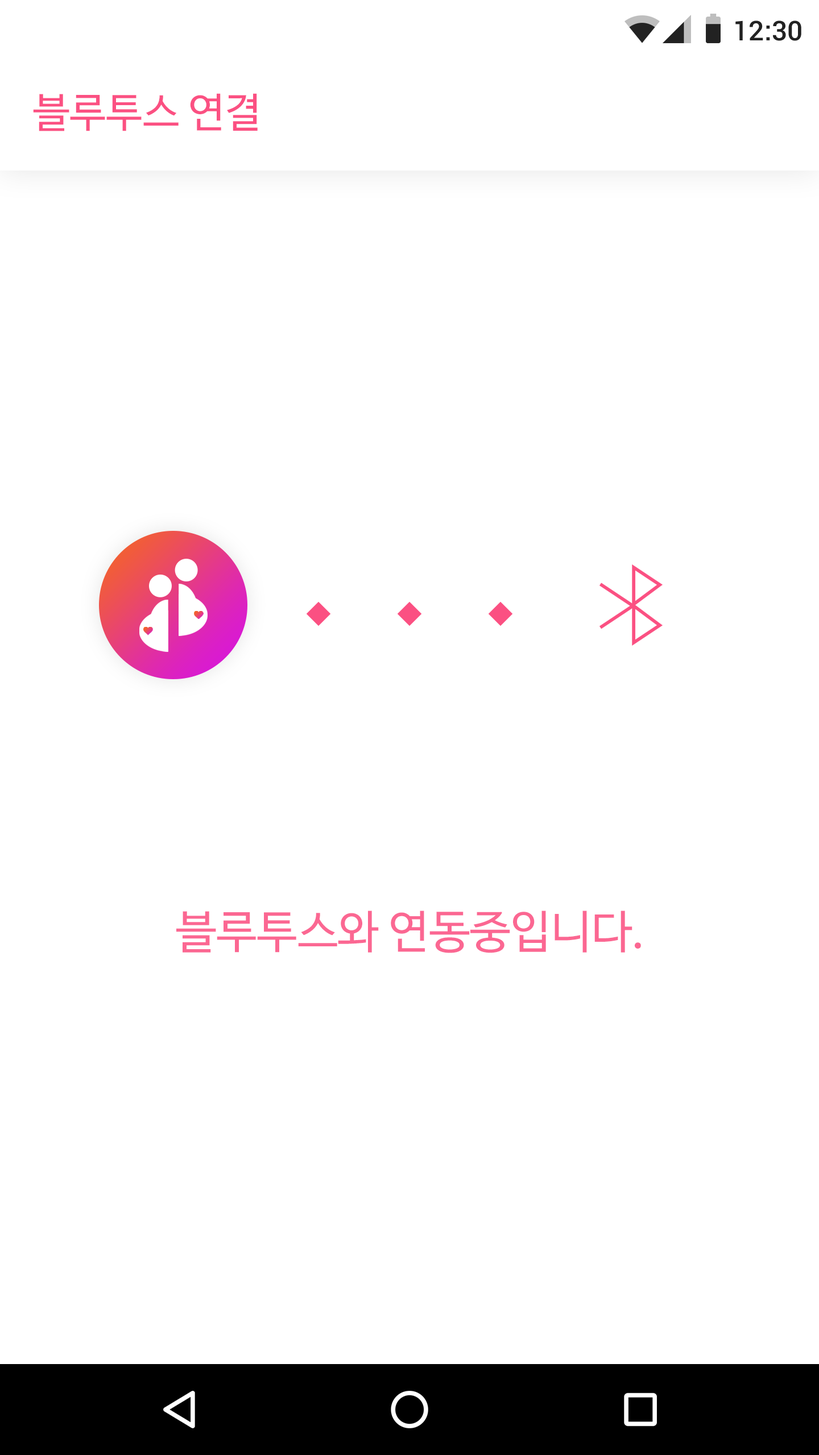
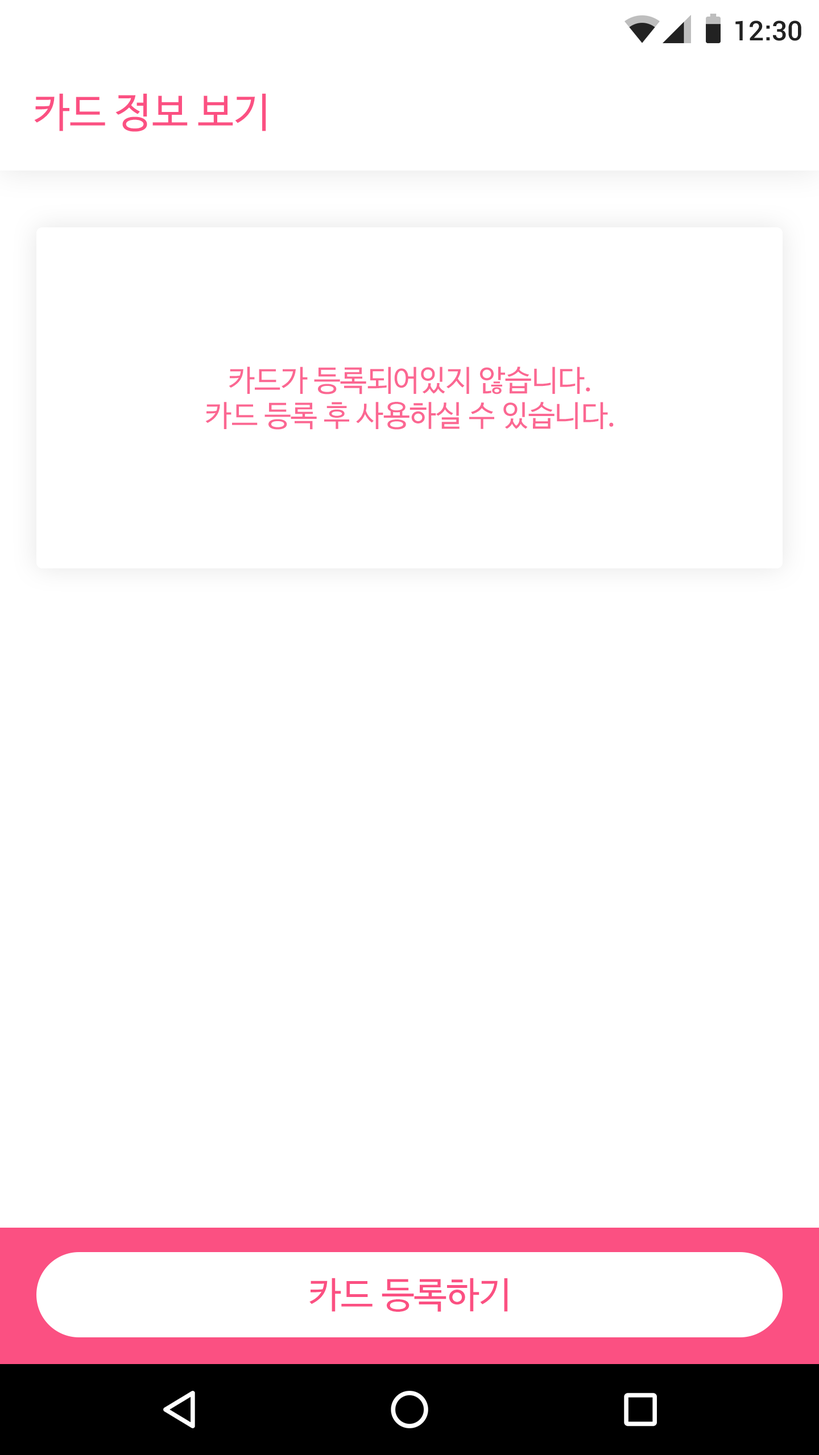
Layers edited between the first and the second w=819, h=1455 image:
"레이어 1": opacity 100% → 70%, moved it into group "카드 등록 다이얼로그", painted on it over [0, 93, 819, 1365]
removed group "그룹 2" (1st of 2, in "그룹 4") (14 layers) from group "그룹 4" over [98, 530, 248, 680]
renamed "블루투스 연결" to "카드 정보 보기", painted on it over [32, 93, 267, 132]
moved "그룹 3" out of group "그룹 2" over [36, 558, 783, 1338]
removed group "그룹 2 복사" (5 layers) from group "그룹 3" over [174, 558, 208, 637]
removed group "그룹 1" (1st of 2, in "그룹 4" › "그룹 2" › "그룹 3" › "그룹 2 복사") (3 layers) from group "그룹 2 복사" over [174, 558, 208, 637]
removed layer "타원 2 복사" (1st of 2, in "그룹 4" › "그룹 2" › "그룹 3" › "그룹 2 복사" › "그룹 1") from group "그룹 1" over [178, 594, 208, 637]
removed layer "타원 2" (1st of 2, in "그룹 4" › "그룹 2" › "그룹 3" › "그룹 2 복사" › "그룹 1") from group "그룹 1" over [178, 583, 198, 637]
added layer "카드 등록하기" in group "그룹 3" over [309, 1277, 508, 1313]
added layer "모서리가 둥근 직사각형 2" in group "그룹 3" over [36, 1252, 783, 1338]
removed group "D to I" (3 layers) from group "그룹 4" over [306, 602, 513, 626]
added layer "사각형 2" in group "그룹 4" over [0, 1227, 819, 1365]
renamed "블루투스와 연동중입니다." to "카드가 등록되어있지 않습니다. 카드 등록 후 사용하실 수 있습니다.", painted on it over [176, 366, 641, 954]
renamed "타원 1" to "모서리가 둥근 직사각형 1", moved it out of group "그룹 1", painted on it over [36, 227, 783, 582]
removed group "그룹 2" (2nd of 2, in "그룹 4" › "그룹 2" › "그룹 3") (5 layers) from group "그룹 3" over [139, 574, 172, 653]
removed group "그룹 1" (2nd of 2, in "그룹 4" › "그룹 2" › "그룹 3" › "그룹 2") (3 layers) from group "그룹 2" over [139, 574, 172, 653]
removed layer "타원 2 복사" (2nd of 2, in "그룹 4" › "그룹 2" › "그룹 3" › "그룹 2" › "그룹 1") from group "그룹 1" over [139, 610, 169, 653]
removed layer "타원 2" (2nd of 2, in "그룹 4" › "그룹 2" › "그룹 3" › "그룹 2" › "그룹 1") from group "그룹 1" over [149, 599, 169, 653]
removed layer "타원 1" (3rd of 3, in "그룹 4" › "그룹 2") from group "그룹 2" over [98, 530, 248, 680]
…and 6 more changes (6 removed)
